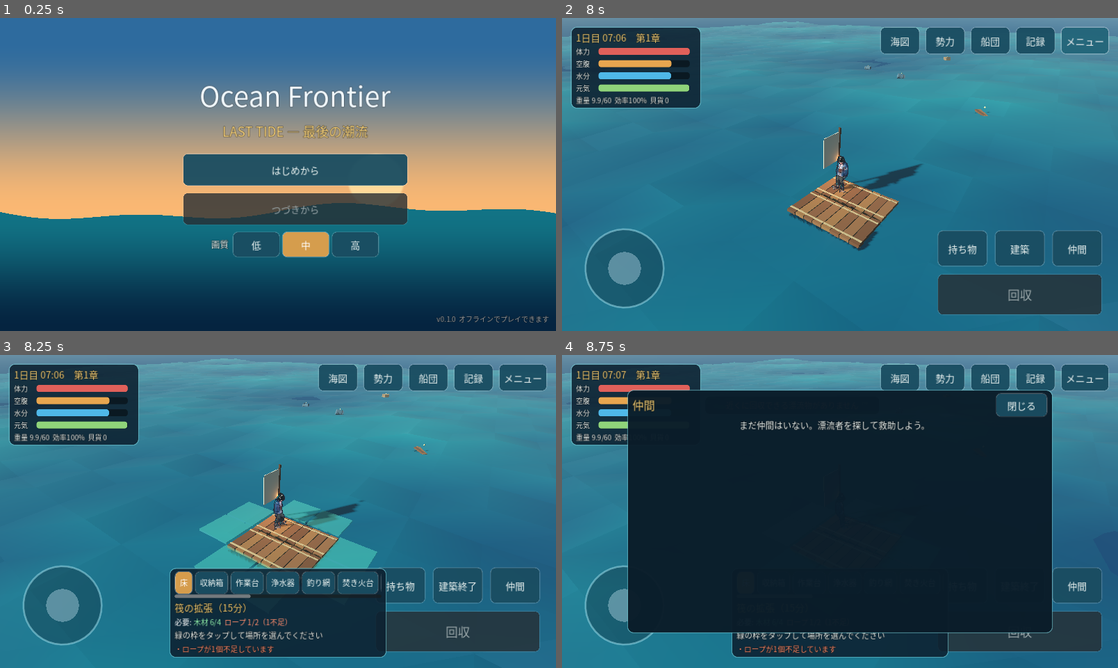
Above: before the commit, frames 1-4 (two rows, left to right).
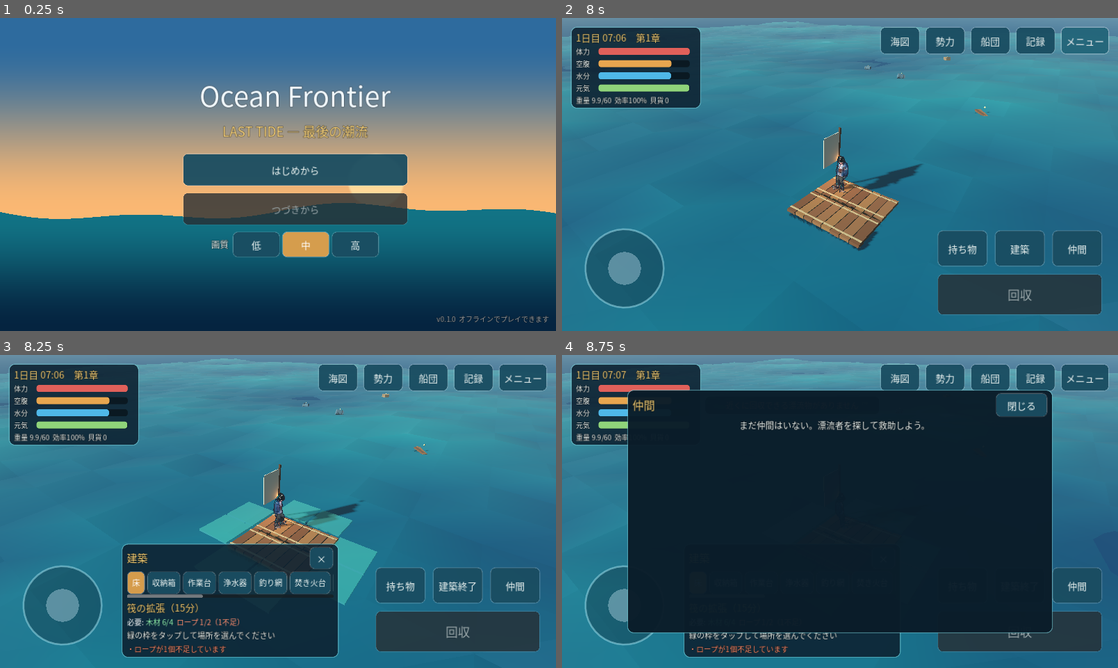
Above: after the commit, the same moments.

Repository: hiirocreate/Ocean-Frontier
Game: Godot game, scene res://scenes/main/main_menu.tscn
The game is run twice, just before and just after one commit, with the same random seed, the same clock (stepped at 60 frames per second) and the same inputs.
Inputs (mouse positions are in pixels of both pictures, inside the frame that each line leads up to):
- Up to frame 1 (0.25 s): no input
- Up to frame 2 (8 s): click "はじめから" at 0.5 s; click "おまかせで開始" at 1.25 s; click "建築" at 2 s; click "持ち物" at 2.75 s; click "仲間" at 3.5 s; click "海図" at 4.25 s; click "勢力" at 5 s; click "船団" at 5.75 s; click "記録" at 6.5 s; click "メニュー" at 7.25 s
- Up to frame 3 (8.25 s): move the mouse to (400, 495) at 8.02 s; hold D (move_right) from 8.03 s (still down); hold B (build_mode) from 8.03 s (still down); click (400, 495) at 8.17 s
- Up to frame 4 (8.75 s): keep holding D (move_right); keep holding B (build_mode); tap Space at 8.27 s; tap C (crew) at 8.3 s

Frames 1-2 are identical in both runs. In frame 3, 10% of the frame differs, in the area x 21-70%, y 60-97%; in frame 4, 1.9%.

Commit message:
建築ウィンドウを閉じられるようにし、スクロールとクラフトの案内を改善
- 地点・建築・設備のパネルに常に見える閉じるボタンを付け、中身はパネル内でスクロール。右下のボタンと重ならない位置に固定
- スクロール領域内のボタンや枠がなぞる操作を止めないようにし、項目が多くてもスクロールできるように
- クラフトは作れる順に並べ、足りない素材ごとに入手方法（回収・探索・交易・クラフトなど）を表示

Co-Authored-By: Claude Opus 5.5 <noreply@anthropic.com>
Claude-Session: https://claude.ai/code/session_014hXxcffBFXxDZQBfPqynM9

Diff:
--- a/scripts/core/game.gd
+++ b/scripts/core/game.gd
@@ -23,6 +23,7 @@
 func _ready() -> void:
 	process_mode = Node.PROCESS_MODE_ALWAYS
 	get_tree().root.size_changed.connect(_on_window_resized)
+	get_tree().node_added.connect(ScreenLayout.touch_scroll_friendly)
 	_on_window_resized()
 	_setup_input()
 	data = GameData.load_default()
--- a/scripts/core/game_data.gd
+++ b/scripts/core/game_data.gd
@@ -174,6 +174,52 @@
 	return str(items.get(id, {}).get("name", id))
 
 
+const DEBRIS_NAMES := {"plank": "木材の束", "barrel": "樽", "crate": "木箱"}
+const OBTAIN_NAMES := {"drift": "漂流物の回収", "explore": "島・難破船・遺跡の探索（物語の手がかり）", "trade": "拠点での交易", "craft": "クラフト", "fishing": "釣り", "farm": "栽培", "research": "研究"}
+
+
+## アイテムの入手方法（クラフト画面の案内用）。データ（漂流物・設備・仲間の作業・クラフト・探索地点・交易）から作る
+func obtain_hints(id: String) -> Array[String]:
+	var out: Array[String] = []
+	var kinds: Array[String] = []
+	for z in zones.values():
+		var tables: Dictionary = z.get("drift_tables", {})
+		for k in tables:
+			var nm := str(DEBRIS_NAMES.get(k, k))
+			if not (nm in kinds) and tables[k].get("entries", []).any(func(e): return e.get("item") == id):
+				kinds.append(nm)
+	if not kinds.is_empty():
+		out.append("海に浮かぶ%sを「回収」" % "・".join(kinds))
+	for bid in buildings:
+		if str(buildings[bid].get("production", {}).get("item", "")) == id:
+			out.append("設備「%s」で収穫（建築で作る）" % building_name(bid))
+	for jid in jobs:
+		var o: Dictionary = jobs[jid].get("output", {})
+		if str(o.get("item", "")) == id or o.get("to", {}).has(id):
+			out.append("仲間の作業「%s」" % jobs[jid].get("name", jid))
+	for aid in actions:
+		var a: Dictionary = actions[aid]
+		if a.get("category") == "craft" and a.get("outputs", {}).has(id):
+			out.append("クラフト「%s」" % a.get("name", aid))
+	var places: Array[String] = []
+	for sid in sites:
+		if sites[sid].get("loot", {}).get("entries", []).any(func(e): return e.get("item") == id):
+			places.append(str(sites[sid].get("name", sid)))
+	if not places.is_empty():
+		out.append("探索（%s%s）" % ["・".join(places.slice(0, 2)), " など" if places.size() > 2 else ""])
+	var sellers: Array[String] = []
+	for fid in factions:
+		if factions[fid].get("market", {}).get("sells", {}).has(id):
+			sellers.append(str(factions[fid].get("name", fid)))
+	if not sellers.is_empty():
+		out.append("交易（%s）" % "・".join(sellers.slice(0, 2)))
+	if out.is_empty():
+		# 物語の進行で手に入る物など: アイテム定義の入手区分で案内する
+		for o in item(id).get("obtain", []):
+			out.append(str(OBTAIN_NAMES.get(o, o)))
+	return out
+
+
 func action(id: String) -> Dictionary:
 	return actions.get(id, {})
 
--- a/scripts/ui/hud.gd
+++ b/scripts/ui/hud.gd
@@ -48,6 +48,7 @@
 var _build_tile := NO_TILE
 var build_type := "tile"
 var _building_panel: PanelContainer
+const BOTTOM_LIFT_PORTRAIT := 330.0  # 縦画面で下部パネルを右下の操作ボタンの上に置くための持ち上げ量
 var _building_info: VBoxContainer
 var _building_uid := ""
 var _sleep_overlay: ColorRect
@@ -98,16 +99,8 @@
 		panel.grow_horizontal = Control.GROW_DIRECTION_BOTH
 		panel.grow_vertical = Control.GROW_DIRECTION_BOTH
 		set(pn, panel)
-	_site_panel = PanelContainer.new()
-	ScreenLayout.fit(_site_panel, Vector2(500, 0), Control.PRESET_CENTER_BOTTOM, 24)
-	_site_panel.visible = false
-	_site_info = VBoxContainer.new()
-	_site_panel.add_child(_site_info)
-	root.add_child(_site_panel)
-	_site_panel.set_anchors_and_offsets_preset(Control.PRESET_CENTER_BOTTOM, Control.PRESET_MODE_MINSIZE, 24)
-	_site_panel.grow_vertical = Control.GROW_DIRECTION_BEGIN
-	_site_panel.grow_horizontal = Control.GROW_DIRECTION_BOTH
-	_shift_left(_site_panel)
+	_site_info = _bottom_panel(func(): _site_panel.visible = false)
+	_site_panel = _site_info.get_meta("panel")
 	dialogue_panel = DialoguePanel.new()
 	root.add_child(dialogue_panel)
 	dialogue_panel.setup(session)
@@ -148,14 +141,9 @@
 	else:
 		_shift_left(_toasts)
 		_shift_left(_nav_label)
-	# 下部のパネル: 横画面は右下のボタンを避けて左寄せ、縦画面は操作ボタンの上に置く
-	for c in [_site_panel, _build_panel, _building_panel]:
-		c.grow_vertical = Control.GROW_DIRECTION_BEGIN
-		if portrait:
-			c.offset_top -= 230
-			c.offset_bottom -= 230
-		else:
-			_shift_left(c)
+	# 下部のパネル（位置は ScreenLayout.fit のずらし量で決まる）の高さの上限を向きに合わせる
+	for b in [_site_info, _build_info, _building_info]:
+		_fit_bottom_scroll(b)
 	dialogue_panel.apply_layout(portrait)
 
 
@@ -335,16 +323,46 @@
 
 
 func _build_build_panel() -> void:
-	_build_panel = PanelContainer.new()
-	ScreenLayout.fit(_build_panel, Vector2(500, 0), Control.PRESET_CENTER_BOTTOM, 24)
-	_build_panel.visible = false
-	_build_info = VBoxContainer.new()
-	_build_panel.add_child(_build_info)
-	root.add_child(_build_panel)
-	_build_panel.set_anchors_and_offsets_preset(Control.PRESET_CENTER_BOTTOM, Control.PRESET_MODE_MINSIZE, 24)
-	_build_panel.grow_vertical = Control.GROW_DIRECTION_BEGIN
-	_build_panel.grow_horizontal = Control.GROW_DIRECTION_BOTH
-	_shift_left(_build_panel)
+	_build_info = _bottom_panel(func(): set_build_mode(false))
+	_build_panel = _build_info.get_meta("panel")
+	(_build_info.get_meta("title") as Label).text = "建築"
+
+
+## 画面下の小さなパネル（地点・建築・設備）。見出しと閉じるボタンは常に見え、中身が長いときはパネル内でスクロールする。
+## 横画面は右下のボタンを避けて左に寄せ、縦画面は操作ボタンの上に置く。戻り値は中身を入れる箱（meta: panel, title）
+func _bottom_panel(on_close: Callable) -> VBoxContainer:
+	var p := PanelContainer.new()
+	ScreenLayout.fit(p, Vector2(500, 0), Control.PRESET_CENTER_BOTTOM, 24, Vector2(-110, 0), Vector2(0, -BOTTOM_LIFT_PORTRAIT))
+	p.visible = false
+	var v := VBoxContainer.new()
+	p.add_child(v)
+	var head := HBoxContainer.new()
+	var title := UiTheme.label("", 24, UiTheme.C_GOLD)
+	title.size_flags_horizontal = Control.SIZE_EXPAND_FILL
+	title.clip_text = true
+	head.add_child(title)
+	var close := UiTheme.button("×", Vector2(56, 52))
+	close.pressed.connect(on_close)
+	head.add_child(close)
+	v.add_child(head)
+	var sc := ScrollContainer.new()
+	sc.horizontal_scroll_mode = ScrollContainer.SCROLL_MODE_DISABLED
+	var body := VBoxContainer.new()
+	body.size_flags_horizontal = Control.SIZE_EXPAND_FILL
+	sc.add_child(body)
+	v.add_child(sc)
+	body.minimum_size_changed.connect(_fit_bottom_scroll.bind(body))
+	body.set_meta("panel", p)
+	body.set_meta("title", title)
+	body.set_meta("scroll", sc)
+	root.add_child(p)
+	return body
+
+
+## 中身の高さに合わせて広げ、上限を超えたらスクロールにする
+func _fit_bottom_scroll(body: VBoxContainer) -> void:
+	var limit := 520.0 if ScreenLayout.portrait(root) else 400.0
+	(body.get_meta("scroll") as ScrollContainer).custom_minimum_size.y = minf(body.get_combined_minimum_size().y, limit)
 
 
 ## 画面下中央のパネルを右下のボタン群と重ならないよう左に寄せる
@@ -354,16 +372,8 @@
 
 
 func _build_building_panel() -> void:
-	_building_panel = PanelContainer.new()
-	ScreenLayout.fit(_building_panel, Vector2(500, 0), Control.PRESET_CENTER_BOTTOM, 24)
-	_building_panel.visible = false
-	_building_info = VBoxContainer.new()
-	_building_panel.add_child(_building_info)
-	root.add_child(_building_panel)
-	_building_panel.set_anchors_and_offsets_preset(Control.PRESET_CENTER_BOTTOM, Control.PRESET_MODE_MINSIZE, 24)
-	_building_panel.grow_vertical = Control.GROW_DIRECTION_BEGIN
-	_building_panel.grow_horizontal = Control.GROW_DIRECTION_BOTH
-	_shift_left(_building_panel)
+	_building_info = _bottom_panel(hide_building_panel)
+	_building_panel = _building_info.get_meta("panel")
 
 
 func _build_menu() -> void:
@@ -586,15 +596,7 @@
 	if sd.is_empty():
 		_site_panel.visible = false
 		return
-	var head := HBoxContainer.new()
-	head.add_child(UiTheme.label(str(sd.get("name", _site_id)), 24, UiTheme.C_GOLD))
-	var sp := Control.new()
-	sp.size_flags_horizontal = Control.SIZE_EXPAND_FILL
-	head.add_child(sp)
-	var close := UiTheme.button("×", Vector2(56, 52))
-	close.pressed.connect(func(): _site_panel.visible = false)
-	head.add_child(close)
-	_site_info.add_child(head)
+	(_site_info.get_meta("title") as Label).text = str(sd.get("name", _site_id))
 	var desc := UiTheme.label(str(sd.get("description", "")), 17)
 	desc.autowrap_mode = TextServer.AUTOWRAP_WORD_SMART
 	_site_info.add_child(desc)
@@ -711,37 +713,68 @@
 
 func _refresh_craft() -> void:
 	_clear(_craft_list)
+	var guide := UiTheme.label("素材は海に浮かぶ漂流物に近づいて「回収」で集めます。足りない物の入手方法は各項目に表示されます。作業台などの設備は「建築」で作れます。", 16, Color(0.75, 0.85, 0.9))
+	guide.autowrap_mode = TextServer.AUTOWRAP_WORD_SMART
+	_craft_list.add_child(guide)
+	# 今すぐ作れるもの → 足りない物が少ないもの の順に並べる
+	var entries: Array = []
 	for id in session.data.actions:
 		var a: Dictionary = session.data.actions[id]
 		if not (a.get("category") in ["craft", "repair"]) or id in ["repair_building", "repair_ship"]:
 			continue  # 対象を選ぶ修理は設備・船団の画面から行う
-		var panel := PanelContainer.new()
-		panel.add_theme_stylebox_override("panel", UiTheme.box(Color(0.08, 0.2, 0.26, 0.9), Color(0, 0, 0, 0), 10, 10))
-		var row := HBoxContainer.new()
-		panel.add_child(row)
-		var info := VBoxContainer.new()
-		info.size_flags_horizontal = Control.SIZE_EXPAND_FILL
-		var outs: Dictionary = a.get("outputs", {})
-		var head := str(a.get("name", id))
-		if not outs.is_empty():
-			head += " → " + session.describe_items(outs)
-		head += "（%d分）" % int(a.get("duration_minutes", 0))
-		info.add_child(UiTheme.label(head, 20))
-		info.add_child(_requirements_label(id))
-		var problems := session.actions.check(id)
-		for p in problems:
-			if p["code"] != "missing_item":
-				info.add_child(UiTheme.label("・" + str(p["message"]), 16, UiTheme.C_WARN))
-		row.add_child(info)
-		var b := UiTheme.button("作る" if a.get("category") == "craft" else "修理", Vector2(100, 56))
-		b.disabled = not problems.is_empty()
-		b.pressed.connect(func():
-			var r := session.actions.start(id)
-			if not r["ok"]:
-				show_toast(str(r["problems"][0]["message"]), UiTheme.C_WARN)
-			_refresh_inventory())
-		row.add_child(b)
-		_craft_list.add_child(panel)
+		var lacking := session.actions.requirement_rows(id).filter(func(r): return not r["ok"])
+		entries.append({"id": id, "lacking": lacking, "problems": session.actions.check(id)})
+	entries.sort_custom(func(x, y): return [x["problems"].size() > 0, x["lacking"].size()] < [y["problems"].size() > 0, y["lacking"].size()])
+	var section := ""
+	for e in entries:
+		var want := "今すぐ作れる" if e["problems"].is_empty() else "足りない物がある"
+		if want != section:
+			section = want
+			_craft_list.add_child(UiTheme.label("― %s ―" % section, 18, UiTheme.C_GOLD))
+		_craft_list.add_child(_craft_entry(str(e["id"]), e["lacking"], e["problems"]))
+
+
+func _craft_entry(id: String, lacking: Array, problems: Array) -> Control:
+	var a: Dictionary = session.data.actions[id]
+	var panel := PanelContainer.new()
+	panel.add_theme_stylebox_override("panel", UiTheme.box(Color(0.08, 0.2, 0.26, 0.9), Color(0, 0, 0, 0), 10, 10))
+	var row := HBoxContainer.new()
+	panel.add_child(row)
+	var info := VBoxContainer.new()
+	info.size_flags_horizontal = Control.SIZE_EXPAND_FILL
+	var outs: Dictionary = a.get("outputs", {})
+	var head := str(a.get("name", id))
+	if not outs.is_empty():
+		head += " → " + session.describe_items(outs)
+	head += "（%d分）" % int(a.get("duration_minutes", 0))
+	var hl := UiTheme.label(head, 20)
+	hl.autowrap_mode = TextServer.AUTOWRAP_WORD_SMART
+	info.add_child(hl)
+	info.add_child(_requirements_label(id))
+	# 足りない物ごとの入手方法
+	for r in lacking:
+		var how: Array[String] = ["「建築」で作る"]
+		if r["kind"] != "facility":
+			how = session.data.obtain_hints(str(r["id"]))
+		var hint := UiTheme.label("・%s: %s" % [r["name"], " ／ ".join(how) if not how.is_empty() else "物語を進めると手に入る"], 15, Color(1.0, 0.82, 0.6))
+		hint.autowrap_mode = TextServer.AUTOWRAP_WORD_SMART
+		info.add_child(hint)
+	for p in problems:
+		if not (p["code"] in ["missing_item", "missing_tool", "missing_facility", "missing_key_item"]):
+			var pl := UiTheme.label("・" + str(p["message"]), 16, UiTheme.C_WARN)
+			pl.autowrap_mode = TextServer.AUTOWRAP_WORD_SMART
+			info.add_child(pl)
+	row.add_child(info)
+	var b := UiTheme.button("作る" if a.get("category") == "craft" else "修理", Vector2(100, 56))
+	b.size_flags_vertical = Control.SIZE_SHRINK_CENTER
+	b.disabled = not problems.is_empty()
+	b.pressed.connect(func():
+		var r := session.actions.start(id)
+		if not r["ok"]:
+			show_toast(str(r["problems"][0]["message"]), UiTheme.C_WARN)
+		_refresh_inventory())
+	row.add_child(b)
+	return panel
 
 
 ## 必要素材を「木材 4/6」の形式で色分け表示する
@@ -877,15 +910,7 @@
 		return
 	var b: Dictionary = session.raft.buildings[_building_uid]
 	var def: Dictionary = session.data.buildings.get(b["id"], {})
-	var head := HBoxContainer.new()
-	head.add_child(UiTheme.label(str(def.get("name", b["id"])), 24, UiTheme.C_GOLD))
-	var sp := Control.new()
-	sp.size_flags_horizontal = Control.SIZE_EXPAND_FILL
-	head.add_child(sp)
-	var close := UiTheme.button("×", Vector2(56, 52))
-	close.pressed.connect(hide_building_panel)
-	head.add_child(close)
-	_building_info.add_child(head)
+	(_building_info.get_meta("title") as Label).text = str(def.get("name", b["id"]))
 	var maxd := int(def.get("max_durability", 0))
 	_building_info.add_child(UiTheme.label("耐久 %d/%d%s" % [int(b["durability"]), maxd, "（壊れていて使えない）" if float(b["durability"]) <= 0.0 else ""], 16, UiTheme.C_WARN if float(b["durability"]) < maxd * 0.3 else UiTheme.C_TEXT))
 	if float(b["durability"]) < maxd:
--- a/scripts/ui/screen_layout.gd
+++ b/scripts/ui/screen_layout.gd
@@ -9,6 +9,21 @@
 const LANDSCAPE := Vector2i(1280, 720)
 const PORTRAIT := Vector2i(720, 1280)
 const GROUP := "screen_fit"
+
+
+## スクロール領域の中のボタンや枠が指の操作を受け止めてしまうと、なぞってもスクロールできない。
+## スクロール領域内の部品は操作を親（スクロール領域）にも渡す設定にする（ボタンは押せるまま）
+static func touch_scroll_friendly(n: Node) -> void:
+	if not (n is Control) or n is ScrollContainer or n is ScrollBar or n is Range or n is LineEdit or n is TextEdit:
+		return
+	var c := n as Control
+	if c.mouse_filter != Control.MOUSE_FILTER_STOP:
+		return
+	var p := c.get_parent()
+	while p != null and not (p is ScrollContainer):
+		p = p.get_parent()
+	if p != null:
+		c.mouse_filter = Control.MOUSE_FILTER_PASS
 
 
 static func is_portrait_size(window_size: Vector2) -> bool:
@@ -28,8 +43,10 @@
 
 
 ## パネルの設計上の大きさを登録する。画面に収まるよう縮め、preset で位置を付け直す
-static func fit(c: Control, design: Vector2, preset := Control.PRESET_CENTER, margin := 0) -> void:
+## shift / shift_portrait: 配置後にずらす量（横画面／縦画面。画面端のボタンを避けるため）
+static func fit(c: Control, design: Vector2, preset := Control.PRESET_CENTER, margin := 0, shift := Vector2.ZERO, shift_portrait := Vector2.ZERO) -> void:
 	c.set_meta("fit_design", design)
+	c.set_meta("fit_shift", [shift, shift_portrait])
 	c.set_meta("fit_preset", preset)
 	c.set_meta("fit_margin", margin)
 	c.add_to_group(GROUP)
@@ -49,6 +66,11 @@
 	c.size = c.custom_minimum_size
 	c.set_anchors_and_offsets_preset(int(c.get_meta("fit_preset")), Control.PRESET_MODE_MINSIZE, int(c.get_meta("fit_margin")))
 	c.grow_horizontal = Control.GROW_DIRECTION_BOTH
+	var sh: Vector2 = c.get_meta("fit_shift")[1 if is_portrait_size(vp) else 0]
+	c.offset_left += sh.x
+	c.offset_right += sh.x
+	c.offset_top += sh.y
+	c.offset_bottom += sh.y
 	# 中身の最小サイズが画面に収まらなければ、配置の基準点（中央・角）を中心に全体を縮小する
 	var need := c.get_combined_minimum_size()
 	var room := vp - Vector2(24.0, 24.0) - Vector2.ONE * 2.0 * float(c.get_meta("fit_margin"))
--- a/tests/unit/test_actions.gd
+++ b/tests/unit/test_actions.gd
@@ -151,3 +151,21 @@
 	check(s.inventory.free_weight() < 0.0, "重量超過の状態")
 	var r := s.actions.start("craft_rope")
 	check(r["ok"], "重量が減る行動は重量超過でも実行できる %s" % str(r["problems"]))
+
+
+func test_every_craft_material_has_obtain_hint() -> void:
+	# クラフト・建築に使う素材と工具は、どこで手に入るかを必ず案内できる
+	var d := game_data()
+	var seen := {}
+	for aid in d.actions:
+		var a: Dictionary = d.actions[aid]
+		if not (a.get("category") in ["craft", "repair", "build", "raft"]):
+			continue
+		for id in a.get("inputs", {}):
+			seen[id] = true
+		for t in a.get("tools", []):
+			seen[str(t["item"])] = true
+	for id in seen:
+		check(not d.obtain_hints(id).is_empty(), "%s の入手方法" % id)
+	check(d.obtain_hints("wood")[0].contains("回収"), "木材は漂流物の回収で手に入る")
+	check(d.obtain_hints("hammer").any(func(h): return h.contains("クラフト")), "金槌はクラフトで作る")
--- a/tools/smoke_test.gd
+++ b/tools/smoke_test.gd
@@ -203,6 +203,18 @@
 	w.hud.toggle_inventory()
 	await frames(5)
 	await shot("03_inventory")
+	# クラフト: 作れる順に並び、足りない素材の入手方法が出る。項目が多くてもなぞってスクロールできる
+	w.hud._inv_tabs.current_tab = 1
+	await frames(5)
+	var craft_text: String = " ".join(w.hud._craft_list.find_children("*", "Label", true, false).map(func(l): return l.text))
+	check(craft_text.contains("入手") or craft_text.contains("を「回収」"), "足りない素材の入手方法が表示される")
+	check(s.data.obtain_hints("scrap_metal").any(func(h): return h.contains("回収")), "金属くずは漂流物から手に入ると案内される")
+	var csc: ScrollContainer = w.hud._craft_list.get_parent()
+	var blockers: Array = w.hud._craft_list.find_children("*", "Control", true, false).filter(func(c): return c.mouse_filter == Control.MOUSE_FILTER_STOP and c.is_visible_in_tree())
+	check(blockers.is_empty(), "スクロール領域内の部品がなぞる操作を妨げない（%s）" % ",".join(blockers.map(func(c): return c.get_class() + ":" + str(c.get_parent().get_class()))))
+	check(csc.get_v_scroll_bar().max_value > csc.size.y, "クラフトの一覧は画面に収まらない分をスクロールできる")
+	await shot("03b_craft")
+	w.hud._inv_tabs.current_tab = 0
 	w.hud.toggle_inventory()
 
 	# 4) 素材を消費して 5) 筏を拡張（タップ操作で場所を選ぶ）
@@ -247,6 +259,9 @@
 	w.raft_view.select_ghost(btile)
 	await frames(3)
 	await shot("05b_build_purifier")
+	var bp: Control = w.hud._build_panel
+	check(not bp.get_global_rect().intersects(w.hud.build_button.get_global_rect()), "建築のパネルが右下のボタンに重ならない")
+	check(bp.find_children("*", "Button", true, false).any(func(b): return b.text == "×" and root.get_visible_rect().encloses(b.get_global_rect())), "建築のパネルに閉じるボタンが画面内にある")
 	w.hud.build_confirmed.emit(w.hud.build_action_id(), w.hud.build_params(btile))
 	s.advance(40)
 	await frames(5)
Not shown, changed: TASKS.md
Not shown, changed: docs/DECISIONS.md
